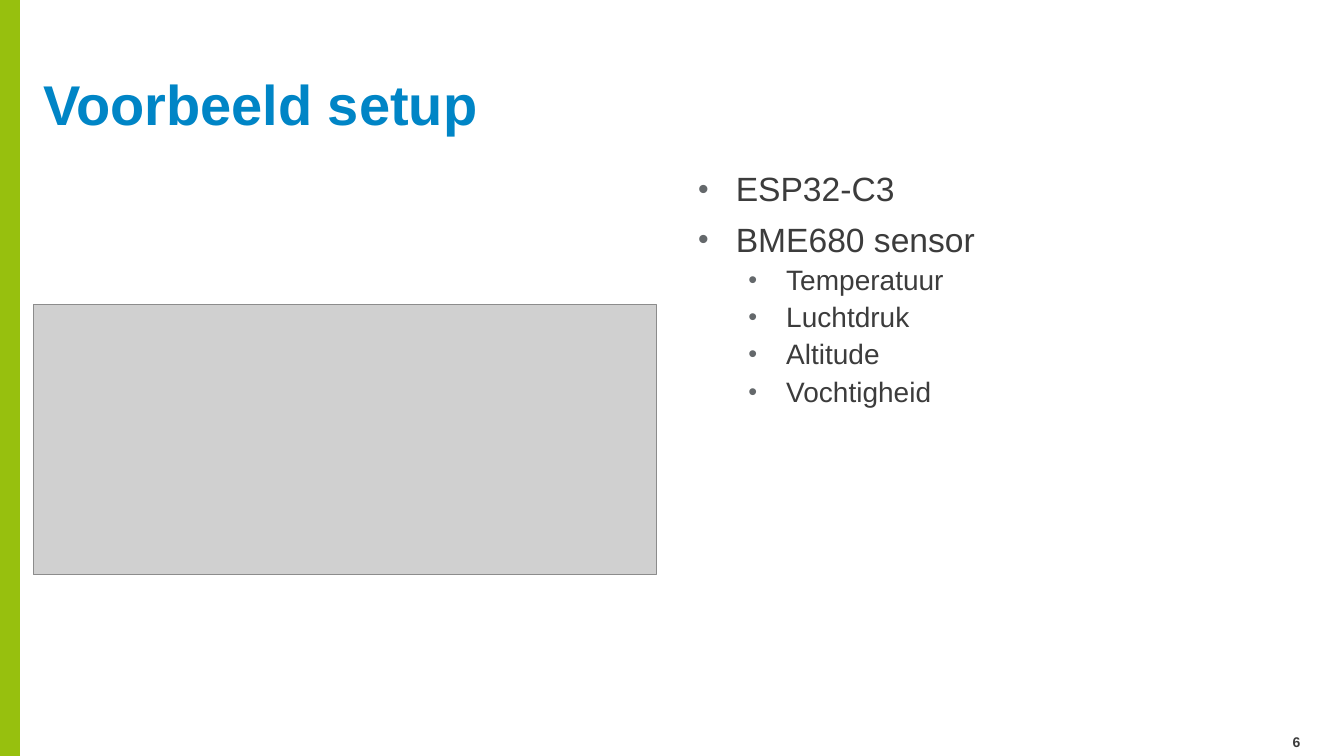
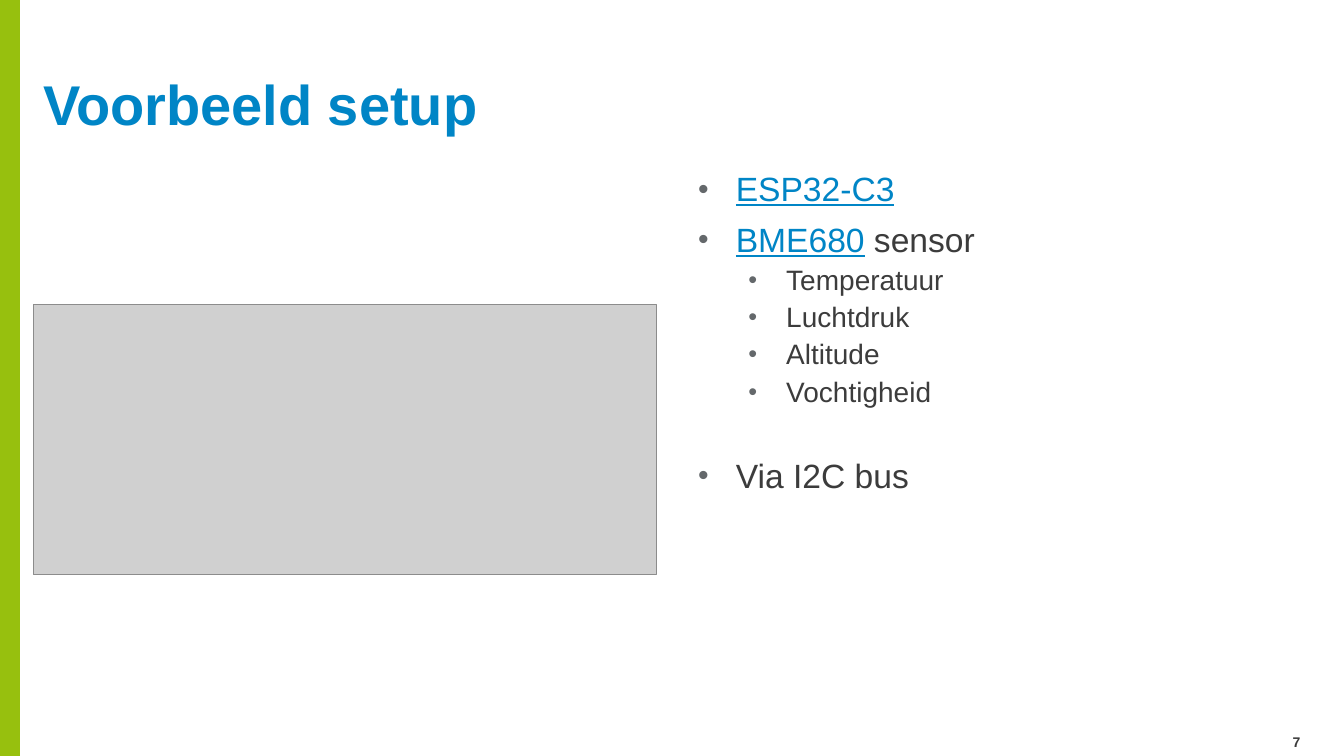
Before and after one commit to Geonovum/Workshop-OGC-Sensor-APIs-basis, a slide deck: slide 7 of Presentatie/SensorThingsAPI_AbInitio.pptx (slide 6 before the commit). Drawn at 1344x756 pixels with LibreOffice and Linux fonts; fonts in the diff are those of the drawing; grey boxes stand for pictures; background and template pictures are left out. Boxes give left, top, right and bottom in pixels: in the first picture for what was removed or moved away, otherwise in the second. Text is boxed around its words. In the diff, an @@ line names an element or a change of style, - is before the commit and + after.

```diff
--- a/Presentatie/SensorThingsAPI_AbInitio.pptx
+++ b/Presentatie/SensorThingsAPI_AbInitio.pptx
@@ text at box(736, 177, 975, 257): text colour #3C3C3C to #0085C6, underline on in "ESP32-C3", "BME680" @@
@@ text at box(736, 463, 909, 489): paragraph added @@
+• Via I2C bus
@@ page number at box(1293, 737, 1301, 747): text changed @@
-6
+7
```
Also in this commit, not shown: 9 other slides changed, 1 slide added, 5 other files.
